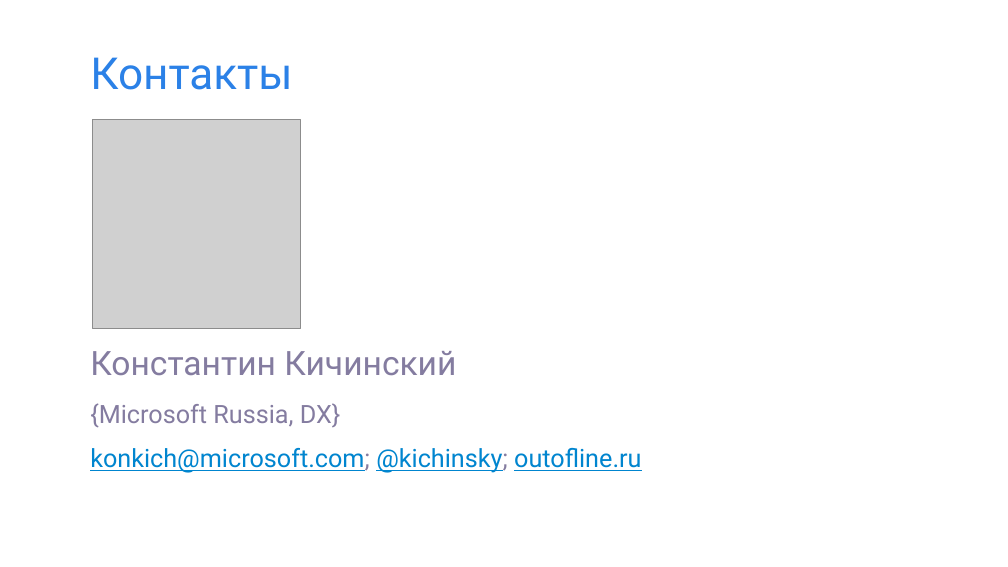
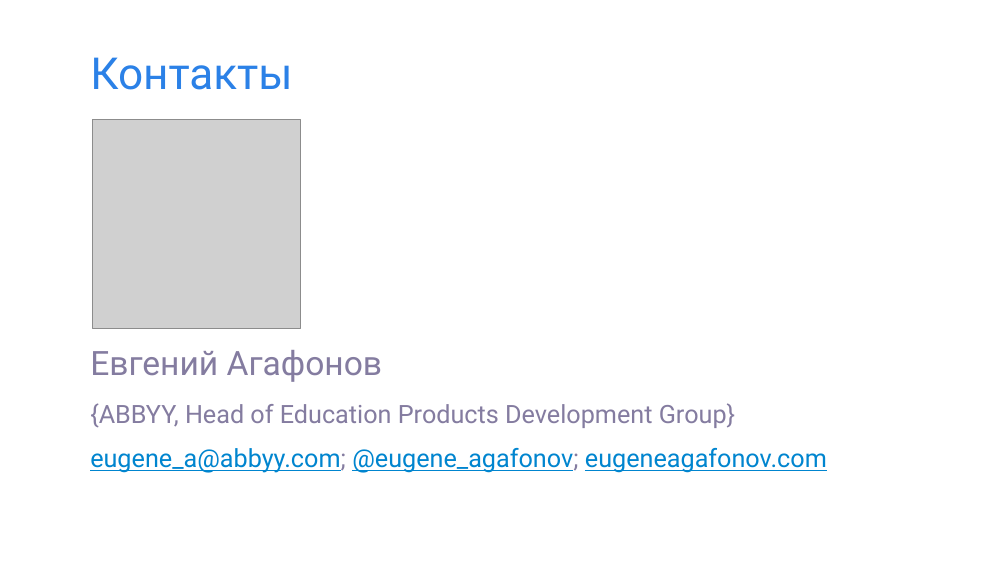
Before and after one commit to eugeneagafonov/devcon2014-async-io, a slide deck: slide 11 of Slides/devcon2014_async.pptx (slide 14 before the commit). Drawn at 1008x567 pixels with LibreOffice and Linux fonts; fonts in the diff are those of the drawing; grey boxes stand for pictures. Boxes give left, top, right and bottom in pixels: in the first picture for what was removed or moved away, otherwise in the second. Text is boxed around its words. In the diff, an @@ line names an element or a change of style, - is before the commit and + after.

```diff
--- a/Slides/devcon2014_async.pptx
+++ b/Slides/devcon2014_async.pptx
@@ text at [90,350,827,473]: text changed; text colour #0085CF to #847CA0 @@
-Константин Кичинский
-  {Microsoft Russia, DX}
-  konkich@microsoft.com; @kichinsky; outofline.ru
+Евгений Агафонов
+  {ABBYY, Head of Education Products Development Group}
+  eugene_a@abbyy.com; @eugene_agafonov; eugeneagafonov.com
```
Also in this commit, not shown: 9 slides added, 12 slides removed, 1 other file.
